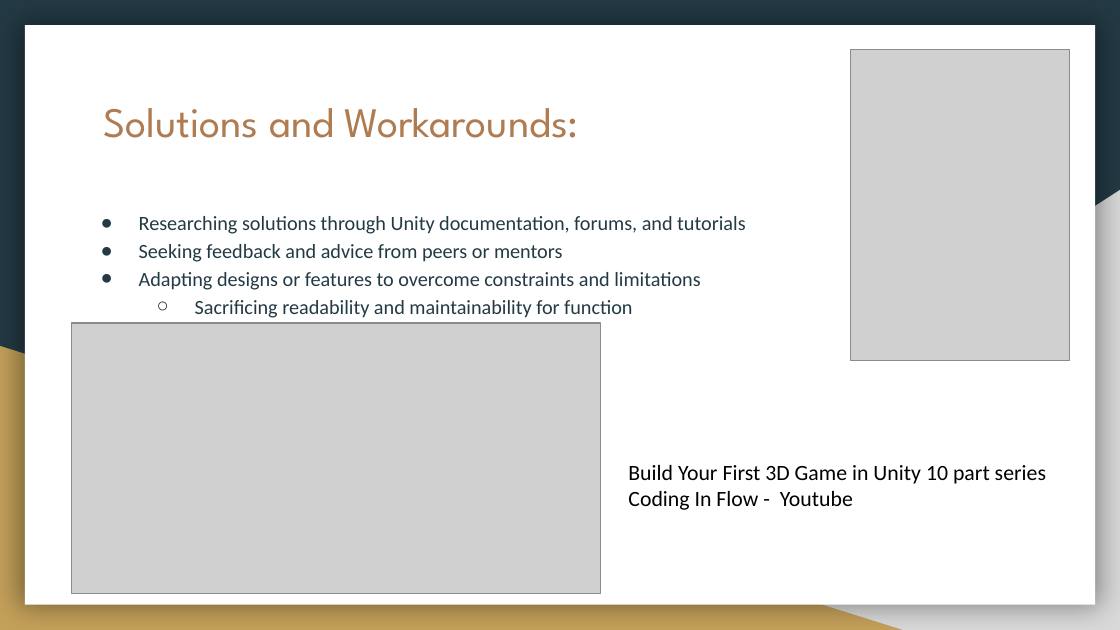
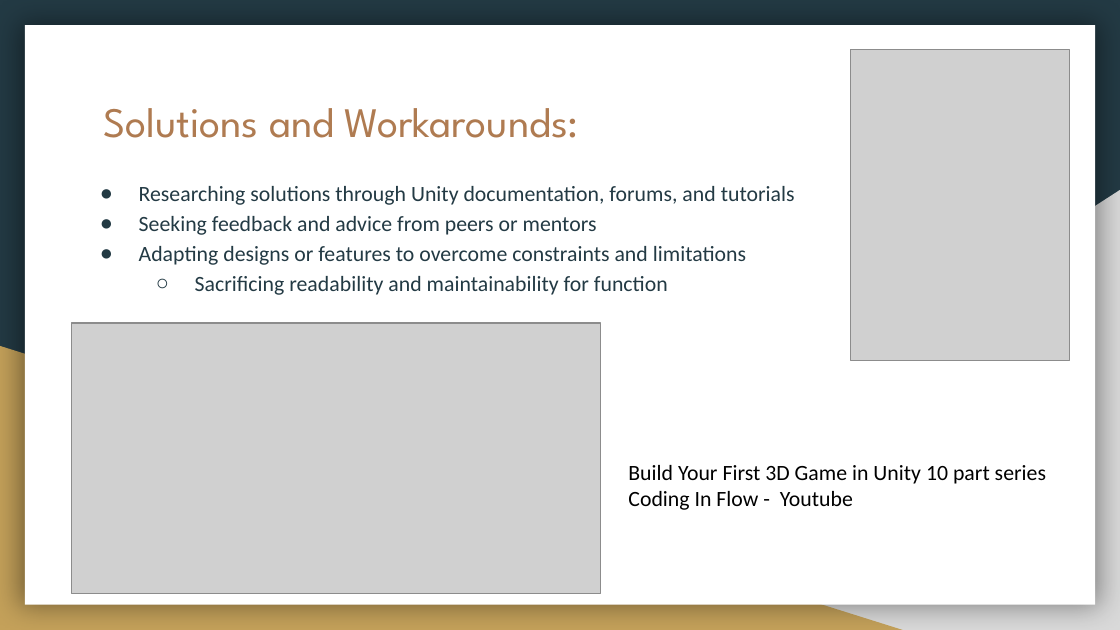
Before and after one commit to shakeebur/CIS434-TermProject-Group1, a slide deck: slide 12 of Project demonstration.pptx (slide 11 before the commit). Drawn at 1120x630 pixels with LibreOffice and Linux fonts; fonts in the diff are those of the drawing; grey boxes stand for pictures. Boxes give left, top, right and bottom in pixels: in the first picture for what was removed or moved away, otherwise in the second. Text is boxed around its words. In the diff, an @@ line names an element or a change of style, - is before the commit and + after.

```diff
--- a/Project demonstration.pptx
+++ b/Project demonstration.pptx
@@ text "Researching solutions through Unity documentation, ...": place and size @@
-text "Researching solutions through Unity documentation, ..." at [139,216,745,318]
+text "Researching solutions through Unity documentation, ..." at [139,186,795,295]
@@ text "Researching solutions through Unity documentation, ..." at [139,186,795,295]: size 13 to 14 pt; indent changed @@
```
Also in this commit, not shown: 8 other slides changed, 2 slides added, 1 slide removed.
